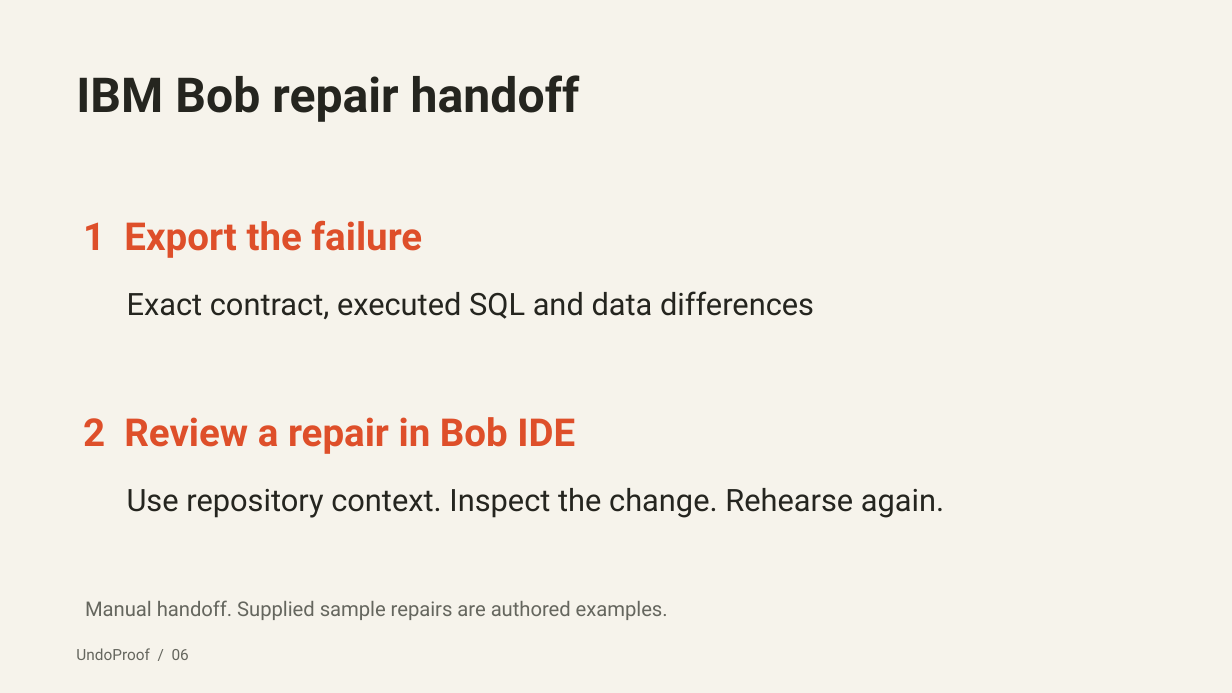
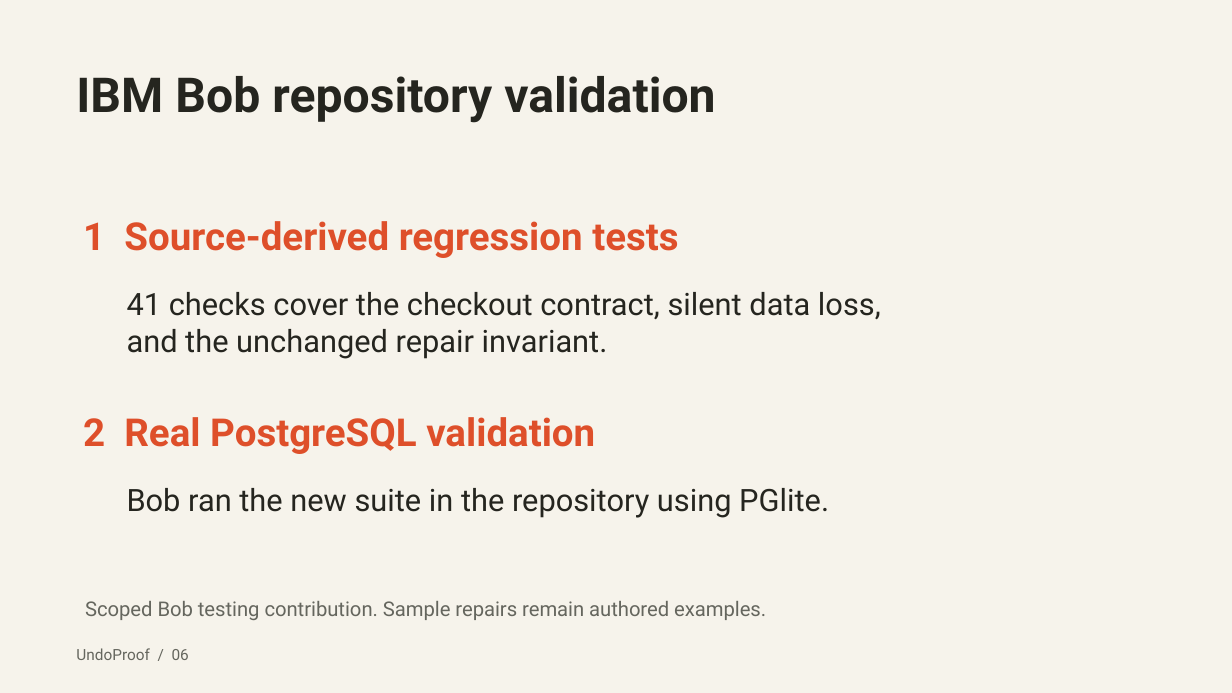
Before and after one commit to shi1720/ibm-bob, a slide deck: slide 6 of submission/pitch.pptx. Drawn at 1232x693 pixels with LibreOffice and Linux fonts; fonts in the diff are those of the drawing. Boxes give left, top, right and bottom in pixels: in the first picture for what was removed or moved away, otherwise in the second. Text is boxed around its words. In the diff, an @@ line names an element or a change of style, - is before the commit and + after.

```diff
--- a/submission/pitch.pptx
+++ b/submission/pitch.pptx
@@ text at (76, 76, 715, 123): text changed @@
-IBM Bob repair handoff
+IBM Bob repository validation
@@ text at (83, 221, 678, 258): text changed @@
-1 Export the failure
+1 Source-derived regression tests
@@ text at (127, 292, 881, 359): text changed @@
-Exact contract, executed SQL and data differences
+41 checks cover the checkout contract, silent data loss,
+and the unchanged repair invariant.
@@ text at (83, 417, 595, 454): text changed @@
-2 Review a repair in Bob IDE
+2 Real PostgreSQL validation
@@ text at (127, 488, 829, 518): text changed @@
-Use repository context. Inspect the change. Rehearse again.
+Bob ran the new suite in the repository using PGlite.
@@ text at (85, 601, 766, 620): text changed @@
-Manual handoff. Supplied sample repairs are authored examples.
+Scoped Bob testing contribution. Sample repairs remain authored examples.
```
Also in this commit, not shown: 1 other slide changed, 21 other files.
